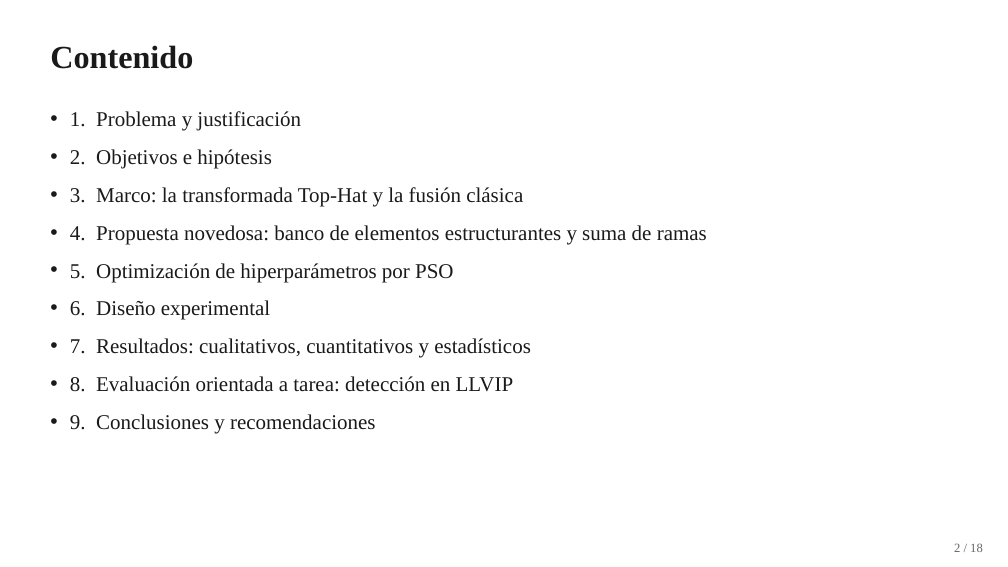
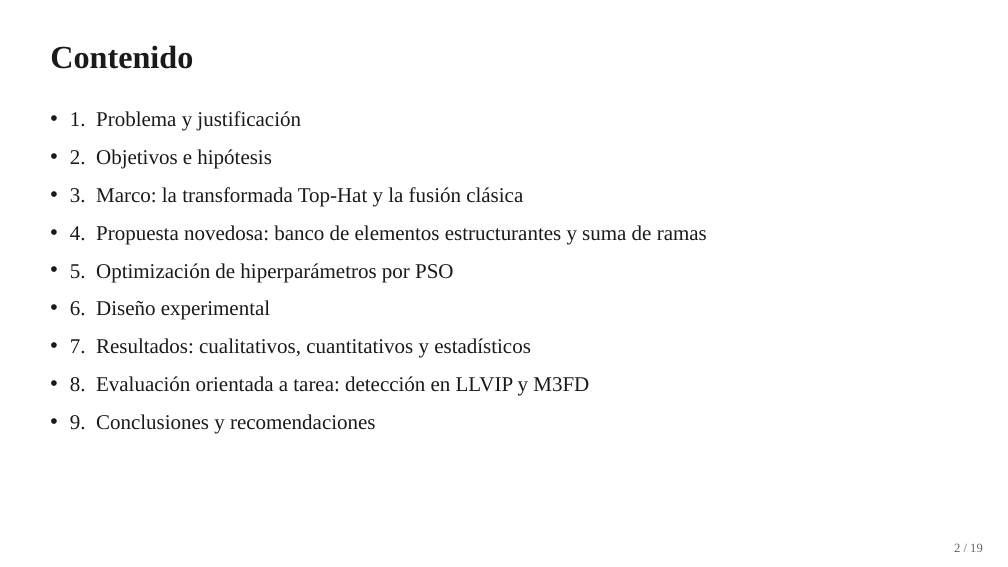
Before and after one commit to YanBajac/TFM_Fusion_Imagenes_Propuesta_Oficial, a slide deck: slide 2 of docs/Tesis_Defensa_Presentacion.pptx. Drawn at 1008x567 pixels with LibreOffice and Linux fonts; fonts in the diff are those of the drawing. Boxes give left, top, right and bottom in pixels: in the first picture for what was removed or moved away, otherwise in the second. Text is boxed around its words. In the diff, an @@ line names an element or a change of style, - is before the commit and + after.

Commit message:
Integra los resultados M3FD en libro, avances, Excel, presentación y README
- Libro (61 págs): sección 5.5 retitulada (LLVIP y M3FD) y cerrada con el
  bloque de clases complementarias (Tabla 13); sexto hallazgo en 5.7,
  conclusión ampliada, RESUMEN/SUMMARY actualizados y referencia Liu et al.
  (2022). Se normalizan las negritas de las Tablas 12 y 13.
- Avances (29 págs): sección 13 con Tabla 10 y lectura; conclusiones a 14.
- Excel (12 hojas): hoja nueva Deteccion_M3FD (0 errores de fórmula).
- Presentación (19 láminas): lámina de clases complementarias con barras
  agrupadas People/Lamp; agenda actualizada.
- README: resultados del experimento en la sección 8.1.

```diff
--- a/docs/Tesis_Defensa_Presentacion.pptx
+++ b/docs/Tesis_Defensa_Presentacion.pptx
@@ text at (70, 376, 589, 396): text changed @@
-• 8. Evaluación orientada a tarea: detección en LLVIP
+• 8. Evaluación orientada a tarea: detección en LLVIP y M3FD
@@ text at (954, 543, 983, 552): text changed @@
-2 / 18
+2 / 19
```
Also in this commit, not shown: 15 other slides changed, 1 slide added, 7 other files.
